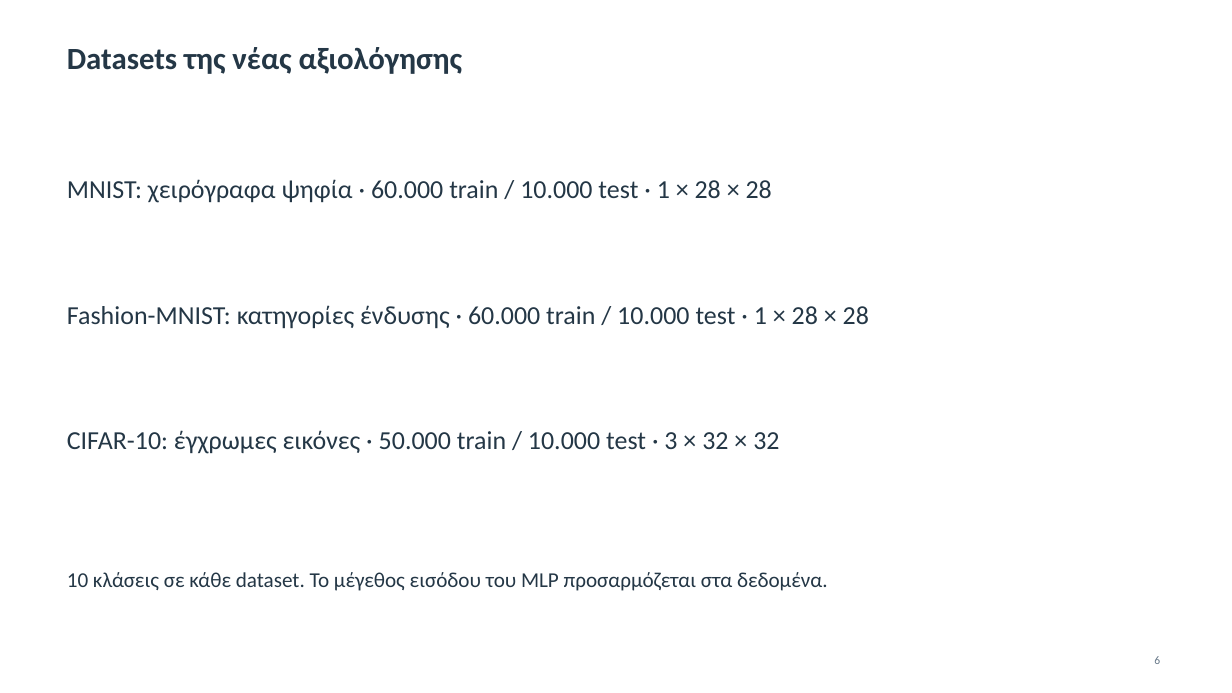
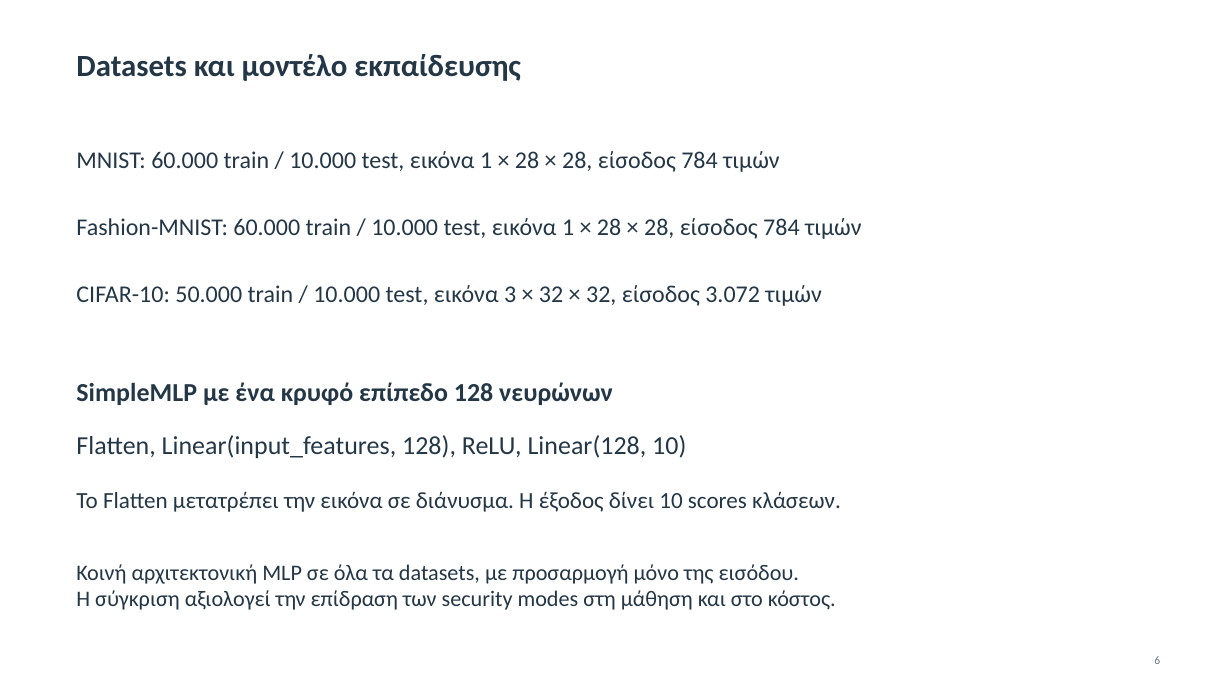
Before and after one commit to Dionisis09/secure-dfl-thesis, a slide deck: slide 6 of docs/Secure_DFL_Thesis_Presentation.pptx. Drawn at 1232x693 pixels with LibreOffice and Linux fonts; fonts in the diff are those of the drawing. Boxes give left, top, right and bottom in pixels: in the first picture for what was removed or moved away, otherwise in the second. Text is boxed around its words. In the diff, an @@ line names an element or a change of style, - is before the commit and + after.

Commit message:
Document MLP architecture and dataset input dimensions

```diff
--- a/docs/Secure_DFL_Thesis_Presentation.pptx
+++ b/docs/Secure_DFL_Thesis_Presentation.pptx
@@ text at <box>76,54,521,81</box>: text changed @@
-Datasets της νέας αξιολόγησης
+Datasets και μοντέλο εκπαίδευσης
@@ text at <box>76,151,779,172</box>: text changed; size 20.2 to 18.8 pt @@
-Fashion-MNIST: κατηγορίες ένδυσης · 60.000 train / 10.000 test · 1 × 28 × 28
+MNIST: 60.000 train / 10.000 test, εικόνα 1 × 28 × 28, είσοδος 784 τιμών
@@ text at <box>76,218,861,239</box>: text changed; size 20.2 to 18.8 pt @@
-MNIST: χειρόγραφα ψηφία · 60.000 train / 10.000 test · 1 × 28 × 28
+Fashion-MNIST: 60.000 train / 10.000 test, εικόνα 1 × 28 × 28, είσοδος 784 τιμών
@@ text at <box>76,285,821,306</box>: text changed; size 20.2 to 18.8 pt @@
-CIFAR-10: έγχρωμες εικόνες · 50.000 train / 10.000 test · 3 × 32 × 32
+CIFAR-10: 50.000 train / 10.000 test, εικόνα 3 × 32 × 32, είσοδος 3.072 τιμών
@@ text added at <box>76,382,613,405</box>, 20.2 pt, text #243746, bold @@
+SimpleMLP με ένα κρυφό επίπεδο 128 νευρώνων
@@ text added at <box>76,435,686,458</box>, 20.2 pt, text #243746 @@
+Flatten, Linear(input_features, 128), ReLU, Linear(128, 10)
@@ text added at <box>76,491,841,512</box>, 18 pt, text #243746 @@
+Το Flatten μετατρέπει την εικόνα σε διάνυσμα. Η έξοδος δίνει 10 scores κλάσεων.
@@ text added at <box>76,564,836,610</box>, 17.2 pt, text #243746 @@
+Κοινή αρχιτεκτονική MLP σε όλα τα datasets, με προσαρμογή μόνο της εισόδου.
+Η σύγκριση αξιολογεί την επίδραση των security modes στη μάθηση και στο κόστος.
@@ text removed at <box>67,572,828,591</box> @@
-10 κλάσεις σε κάθε dataset. Το μέγεθος εισόδου του MLP προσαρμόζεται στα δεδομένα.
```
Also in this commit, not shown: 1 other file.
